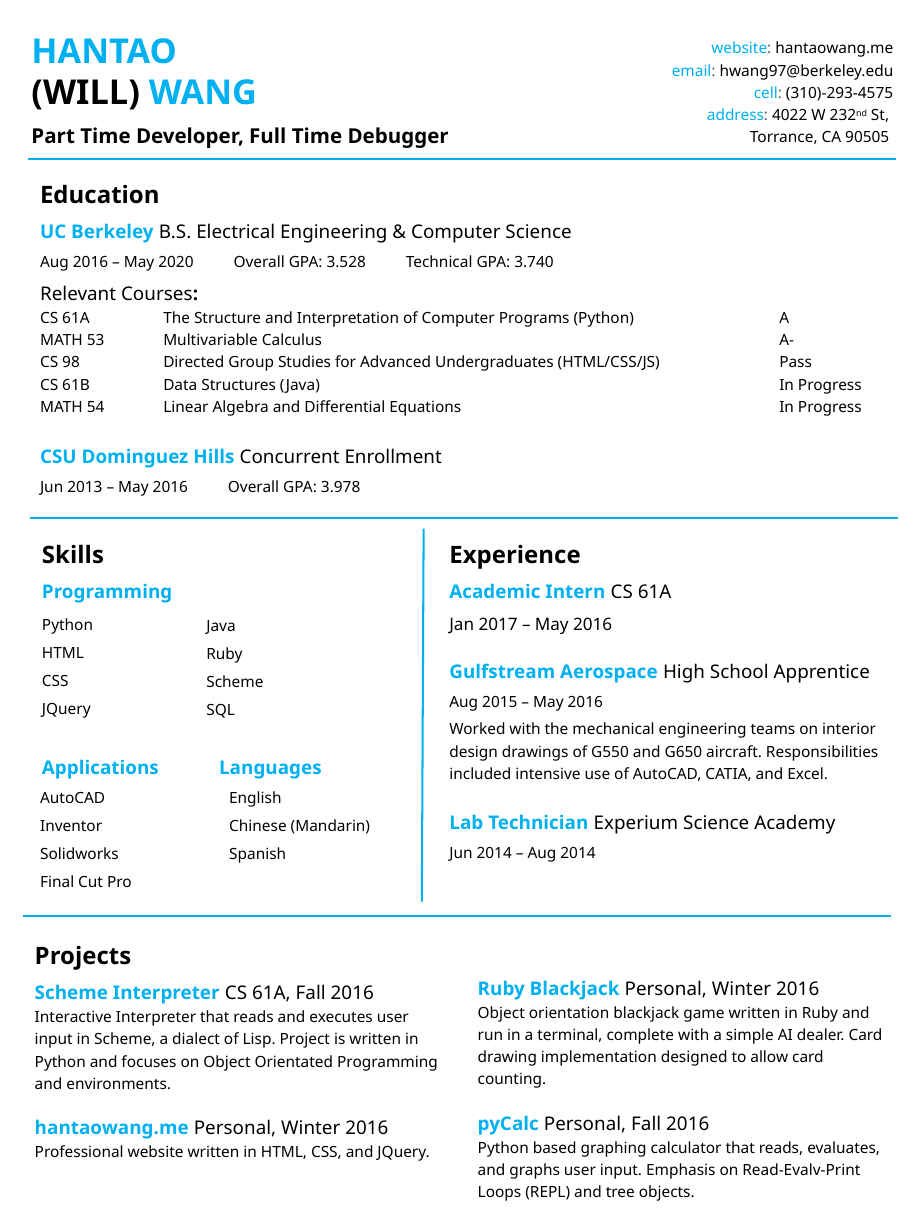
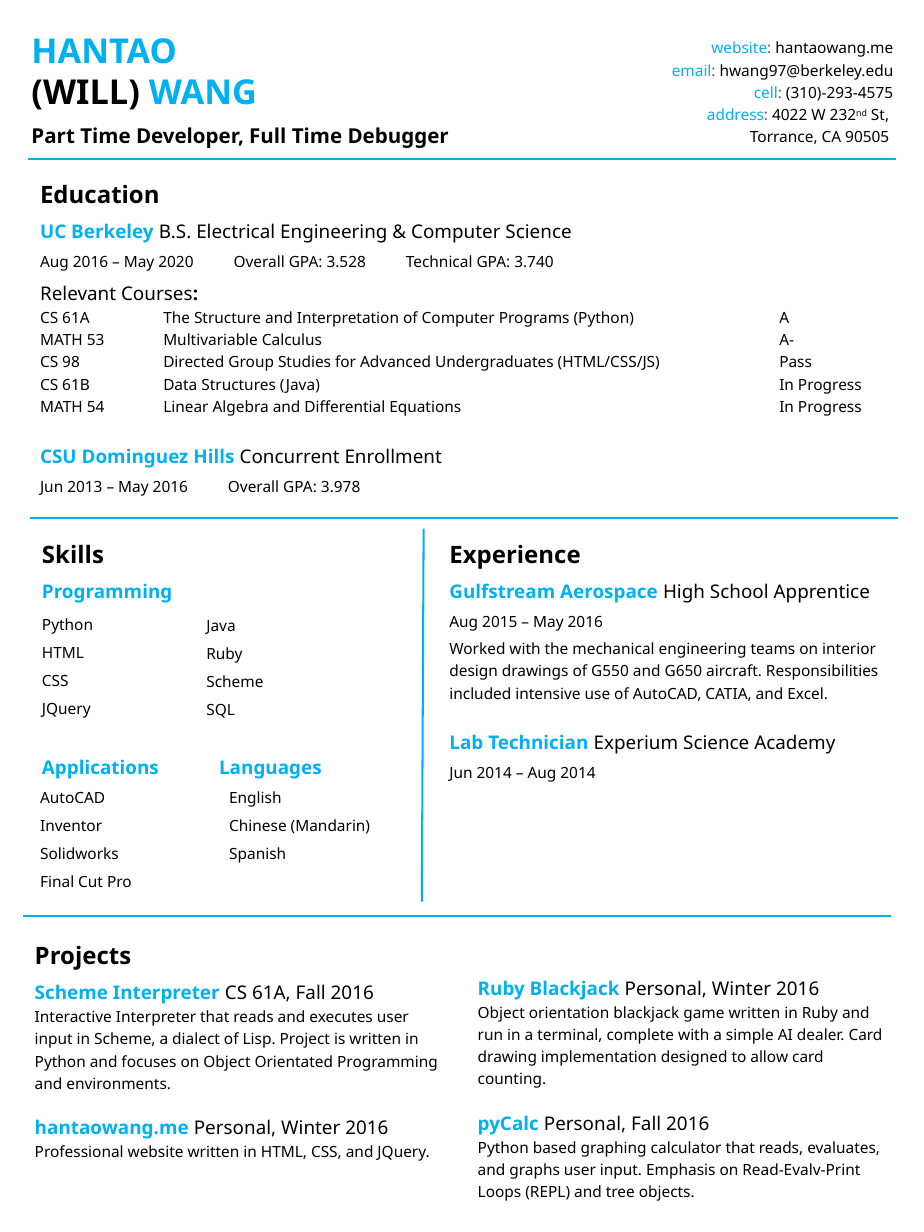
Before and after one commit to hantaowang/metman, a slide deck: slide 1 of assets/files/resume.pptx. Drawn at 924x1232 pixels with LibreOffice and Linux fonts; fonts in the diff are those of the drawing. Boxes give left, top, right and bottom in pixels: in the first picture for what was removed or moved away, otherwise in the second. Text is boxed around its words. In the diff, an @@ line names an element or a change of style, - is before the commit and + after.

```diff
--- a/assets/files/resume.pptx
+++ b/assets/files/resume.pptx
@@ text at <box>449,583,672,634</box>: paragraphs removed @@
-Academic Intern CS 61A
-Jan 2017 – May 2016
```
Also in this commit, not shown: 1 other file.
